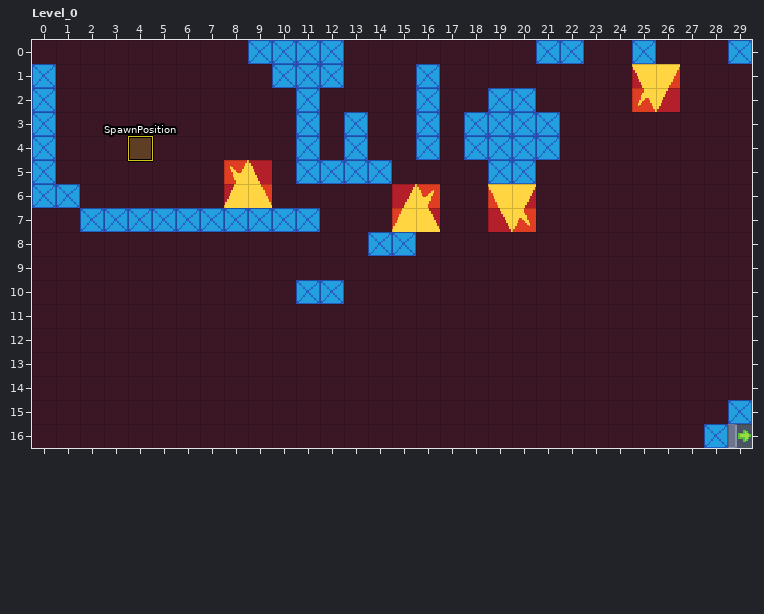
Two states of a LDtk project, assets/LDTK/test.ldtk. The picture above is the old version.
Cells are 16x16 px. Shown: Level_0 x 0..29, y 0..16. The commit also changed other parts of the map, which this record leaves out.
New version:
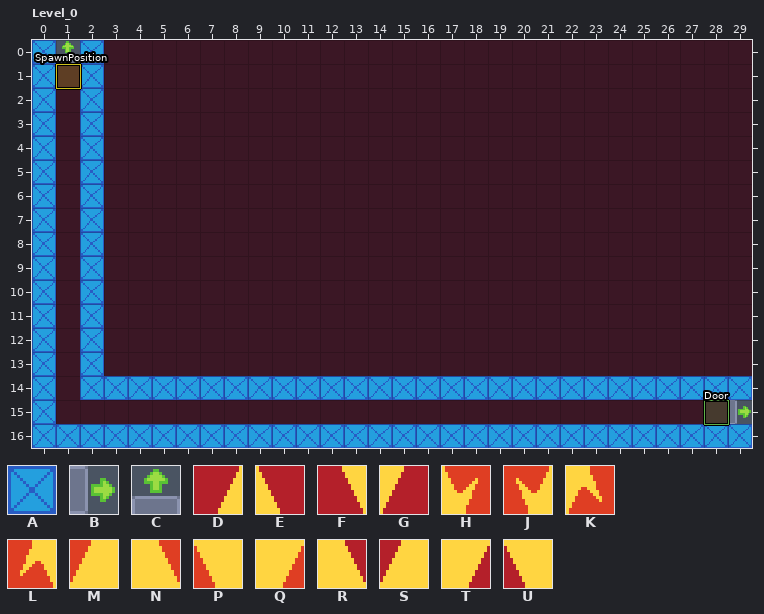
Key: from "Test_tilemap2": A 0, B 1, C 2 turned 180, D 8, E 8 flipped left-right, F 8 flipped up-down, G 8 turned 180, H 9, J 9 flipped left-right, K 9 flipped up-down, L 9 turned 180, M 12, N 12 flipped left-right, P 12 flipped up-down, Q 12 turned 180, R 13, S 13 flipped left-right, T 13 flipped up-down, U 13 turned 180.
_ is an empty cell, . an unchanged one.
Objects are placed by their top-left corner, in cells (3,4 is the top-left corner of cell 3,4); size is 1x1 cell unless given.
Change:
--- layer "EntityLayer"
+"Door" rectangle at 28,15
+"SpawnPosition" rectangle at 1,1
-"SpawnPosition" rectangle at 4,4
--- layer "Playerspace"
@@ x 0..29 @@
- 0 ___......AAAA........AA..A...A
- 1 .._.......AAA...A........UQ...
- 2 .._........A....A..AA....LG...
- 3 .._........A.A..A.AAAA........
- 4 .._........A.A..A.AAAA........
- 5 .._.....JE.AAAA....AA.........
- 6 .A_.....SN.....DH..PT.........
- 7 _..AAAAAAAAA...MR..FK.........
- 8 _._...........AA..............
- 9 _._...........................
-10 _._........AA.................
-11 _._...........................
-12 _._...........................
-13 _._...........................
-14 _.____________________________
-15 _............................A
-16 ____________________________.B
+ 0 ACA......____........__.._..._
+ 1 ..A.......___..._........__...
+ 2 ..A........_...._..__....__...
+ 3 ..A........_._.._.____........
+ 4 ..A........_._.._.____........
+ 5 ..A.....__.____....__.........
+ 6 ._A.....__.....__..__.........
+ 7 A.._________...__..__.........
+ 8 A.A...........__..............
+ 9 A.A...........................
+10 A.A........__.................
+11 A.A...........................
+12 A.A...........................
+13 A.A...........................
+14 A.AAAAAAAAAAAAAAAAAAAAAAAAAAAA
+15 A............................B
+16 AAAAAAAAAAAAAAAAAAAAAAAAAAAA.A
